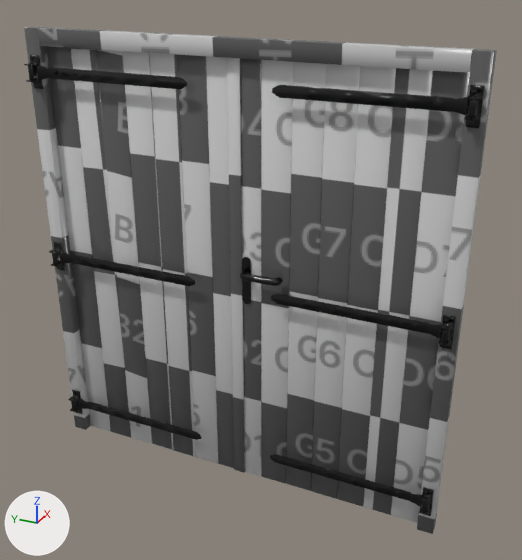
Renders of the glTF model models/elements_house/door_double.glb from each side of a commit.
Rendered twice from a 50 mm lens placed at (-0.253, -0.126, 0.231), pointed at (0.004, -0.01, 0.102). Arrows for +X, +Y and +Z are at lower left; the lights stay in place. Where no turn or scale is listed for an object, it has been applied to the vertices. Vertices at the same position are counted once.

In view in the first picture: 'double_door_hingles', 'double_door_wood'.
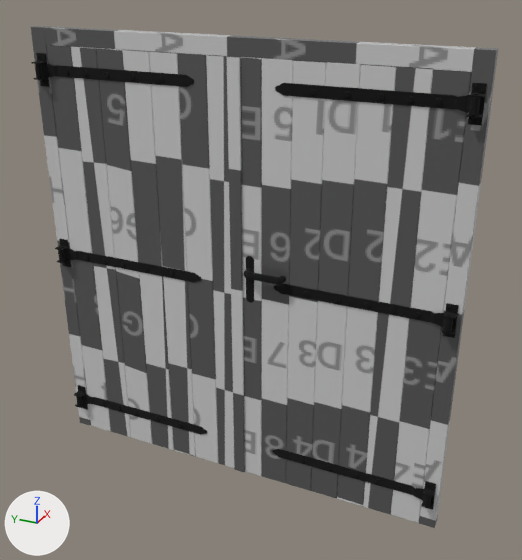
Where the newer file only moved an object's origin or applied its transform, the numbers keep the older frame.

Where the change shows, as pixel boxes [x1, y1, x2, y2] in the pictures (522 x 560 px):
'double_door_wood', reshaped: before [24, 27, 497, 534]; after [31, 26, 498, 528]
'double_door_hingles', reshaped, moved, turned: before [24, 55, 485, 516]; after [31, 53, 487, 510]
part 1 of me_mesh_1, deleted (black): before [24, 55, 485, 516]
part 2 of me_mesh_1, added (black): after [55, 239, 459, 338]
part 3 of me_mesh_1, added (black): after [275, 83, 487, 125]
part 4 of me_mesh_1, added (black): after [31, 53, 194, 87]
part 5 of me_mesh_1, added (black): after [74, 385, 207, 435]
part 6 of me_mesh_1, added (black): after [272, 449, 436, 510]
part 8 of me_mesh_0, added: after [31, 26, 91, 426]
part 9 of me_mesh_0, added: after [44, 26, 477, 71]
part 10 of me_mesh_0, added: after [419, 47, 498, 528]
part 11 of me_mesh_0, cut back: before [24, 27, 497, 534]
part 12 of me_mesh_0, surface changed: [70, 48, 470, 523] in both

What changed in the scene script:
```text
Add mat_material__655:
    mat_material__655 = principled_material('Material #655')
    mat_material__655.base_color = (0.0, 0.0, 0.0)  # black #000000
    mat_material__655.roughness = 1.0
Change me_mesh_0:
    used by ob_double_door_wood; location = (-0.003, -0.095, 0.0)
    remove me_mesh_0.from_pydata(...)  # 430 vertices, 792 faces; spans x 0.0..0.005, y 0.0..0.19, z 0.0..0.201
    add me_mesh_0.from_pydata(...)  # 430 vertices, 790 faces; spans x 0.003..0.009, y 0.0..0.19, z 0.0..0.201
    me_mesh_0 part 8: the loose piece of 24 vertices spanning x 0.0..0.005, y 0.183..0.19, z 0.0..0.201 is copied, and the copy is moved by (0.004, 0.0, 0.0); it spans x 0.004..0.009, y 0.183..0.19, z 0.0..0.201
    me_mesh_0 part 9: the loose piece of 24 vertices spanning x 0.0..0.005, y 0.007..0.183, z 0.194..0.201 is copied, and the copy is moved by (0.004, 0.0, 0.0); it spans x 0.004..0.009, y 0.007..0.183, z 0.194..0.201
    me_mesh_0 part 10: the loose piece of 24 vertices spanning x 0.0..0.005, y 0.0..0.007, z 0.0..0.201 is copied, and the copy is moved by (0.004, 0.0, 0.0); it spans x 0.004..0.009, y 0.0..0.007, z 0.0..0.201
    me_mesh_0 part 11: 5 vertices moved within x 0.005, y 0.045..0.132, z 0.0..0.194; 93 vertices removed from x 0.0..0.005, y 0.0..0.19, z 0.0..0.201; 21 vertices added at x 0.006, y 0.02..0.17, z 0.0..0.194
    me_mesh_0 part 12: 304 kept faces spanning x 0.003..0.006, y 0.007..0.183, z 0.0..0.194 get new texture (UV) coordinates
    me_mesh_0 part 13: the surface is now shaded flat
Change me_mesh_1:
    used by ob_double_door_hingles; parent = ob_door_double; location = (-3.832, -10.39, -0.133)
    remove me_mesh_1.from_pydata(...)  # 4433 vertices, 8721 faces; spans x -4.0..4.0, y -180.0..0.0, z -93.0..93.0
    remove me_mesh_1.materials.append(mat_material__26)  # black #000000
    add me_mesh_1.from_pydata(...)  # 2633 vertices, 4754 faces; spans x -6.0..0.0, y 2.0..188.0, z 10.0..191.0
    me_mesh_1 part 1: 18 loose pieces with 4325 vertices, spanning x -4.0..4.0, y -180.0..0.0, z -93.0..93.0, are deleted
    me_mesh_1 part 2: 1009 vertices added at x -6.0..0.0, y 2.0..188.0, z 92.0..114.0
    me_mesh_1 part 3: 379 vertices added at x -5.0..0.0, y 2.0..78.0, z 177.0..191.0
    me_mesh_1 part 4: 325 vertices added at x -5.0..0.0, y 112.0..188.0, z 177.0..191.0
    me_mesh_1 part 5: 325 vertices added at x -5.0..0.0, y 112.0..188.0, z 10.0..24.0
    me_mesh_1 part 6: 325 vertices added at x -5.0..0.0, y 2.0..78.0, z 10.0..24.0
    me_mesh_1 part 7: the surface is now shaded flat
    add me_mesh_1.materials.append(mat_material__655)  # black #000000
Change ob_double_door_hingles:
    ob_double_door_hingles.location: (-3.832, -10.39, -0.133) -> (1.0, -0.000169, -94.96)
    ob_double_door_hingles.rotation_euler: (0.0, 0.0, 0.0) -> (1.571, 0.0, 0.0)  # degrees (0, 0, 0) -> degrees (90, 0, 0)
```
